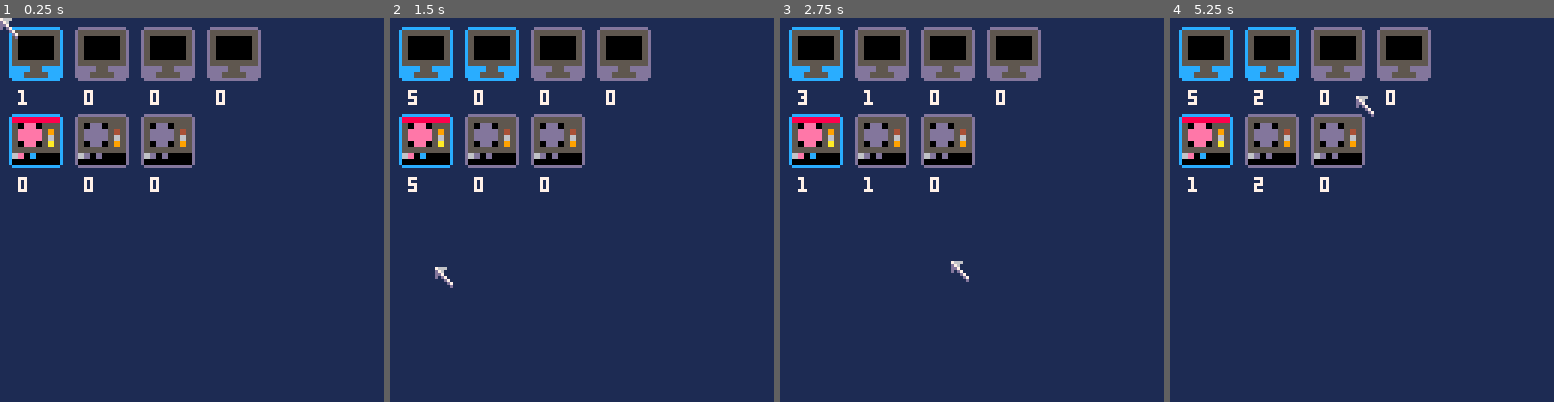
Above: before the commit, frames 1-4 (left to right).
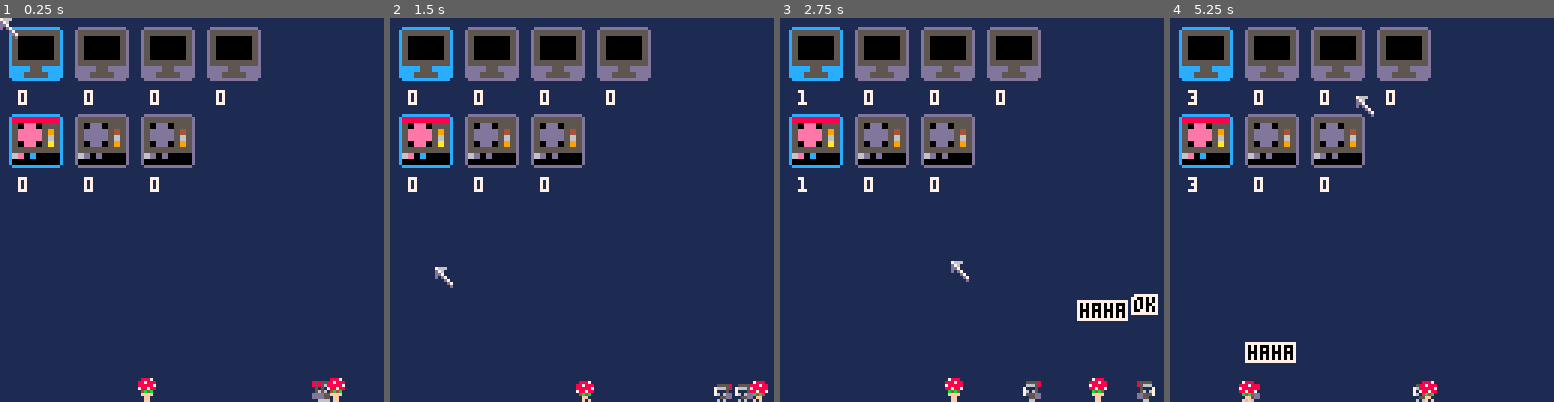
Above: after the commit, the same moments.

Repository: wesen/carts
Game: PICO-8 cartridge games/gamedevgame/gamedevgame.p8
Two runs of this game, one before a commit and one after it. Both use one fixed random seed, a clock stepped at 60 frames per second and the inputs below.
Inputs (mouse positions are in pixels of both pictures, inside the frame that each line leads up to):
- Up to frame 1 (0.25 s): no input
- Up to frame 2 (1.5 s): click (670, 121) at 0.67 s; click (436, 267) at 1.22 s
- Up to frame 3 (2.75 s): click (887, 114) at 1.77 s; click (952, 259) at 2.32 s
- Up to frame 4 (5.25 s): click (1404, 106) at 2.87 s; click (1465, 256) at 3.42 s; click (1231, 102) at 3.97 s; click (1292, 248) at 4.52 s; click (1354, 94) at 5.07 s

The runs differ from the first frame. In frame 1, 0.7% of the frame differs, in the area x 4-90%, y 18-100%; in frame 2, 1.3%; in frame 3, 2.0%, in the area x 5-99%, y 18-100%; in frame 4, 1.9%.

Commit message:
Add first character animations for studio hires

Diff:
--- a/games/gamedevgame/gamedevgame.lua
+++ b/games/gamedevgame/gamedevgame.lua
@@ -1,5 +1,5 @@
 glb_debug=true
-glb_timescale=5
+glb_timescale=1
 
 --#include oo
 --#include helpers
--- a/games/gamedevgame/gamedevgame.p8
+++ b/games/gamedevgame/gamedevgame.p8
@@ -2,7 +2,7 @@
 version 16
 __lua__
 glb_debug=true
-glb_timescale=5
+glb_timescale=1
 
 function class (init)
   local c = {}
@@ -592,6 +592,9 @@
 
 function resource_manager_cls:draw()
  for _,k in pairs(self.resources) do
+  k:draw()
+ end
+ for _,k in pairs(self.workers) do
   k:draw()
  end
 end
@@ -870,12 +873,15 @@
  "character animated"
 )
 
-glb_workers={}
-
 cls_worker=class(function(self,duration)
  self.t=0
  self.orig_duration=duration/glb_timescale
  self.duration=self.orig_duration
+ self.spr=64
+ self.x=flr(rnd(120))
+ self.spd_x=rnd(0.2)+0.2
+ self.dir=1
+ self.state=0 -- 0=walking, 1=jumping
  add(glb_resource_manager.workers,self)
 end)
 
@@ -886,16 +892,29 @@
   self.t=0
   self:on_tick()
  end
+
+ self.x+=self.dir*self.spd_x
+ if (self.x<0 or self.x>120) self.dir*=-1
+ if (maybe(1/200)) self.dir*=-1
+end
+
+function cls_worker:draw()
+ spr(self.spr+frame(8,2),self.x,120,1,1,self.dir<0)
+ -- spr(self.spr+frame(8,3),self.x,120,8,8,self.dir>0)
 end
 
 function cls_worker:on_tick()
+ local text=rnd_elt({"wow","ok","!!!","yeah","boom","kaching","lol","haha"})
+ cls_score_particle.init(self.x-(#text/2),115,text,0,7)
 end
 
 cls_coder=subclass(cls_worker,function(self,duration)
  cls_worker._ctr(self,duration)
+ self.spr=64
 end)
 
 function cls_coder:on_tick()
+ cls_worker.on_tick(self)
  local auto_resources={res_build,res_csharp_file,res_func}
  for _,v in pairs(auto_resources) do
   if v:are_dependencies_fulfilled() then
@@ -909,9 +928,11 @@
 
 cls_gfx_artist=subclass(cls_worker,function(self,duration)
  cls_worker._ctr(self,duration)
+ self.spr=80
 end)
 
 function cls_gfx_artist:on_tick()
+ cls_worker.on_tick(self)
  local auto_resources={res_sprite,res_animation}
  for _,v in pairs(auto_resources) do
   if v:are_dependencies_fulfilled() then
--- a/games/gamedevgame/resourcemanager.lua
+++ b/games/gamedevgame/resourcemanager.lua
@@ -5,6 +5,9 @@
 
 function resource_manager_cls:draw()
  for _,k in pairs(self.resources) do
+  k:draw()
+ end
+ for _,k in pairs(self.workers) do
   k:draw()
  end
 end
--- a/games/gamedevgame/worker.lua
+++ b/games/gamedevgame/worker.lua
@@ -1,9 +1,12 @@
-glb_workers={}
-
 cls_worker=class(function(self,duration)
  self.t=0
  self.orig_duration=duration/glb_timescale
  self.duration=self.orig_duration
+ self.spr=64
+ self.x=flr(rnd(120))
+ self.spd_x=rnd(0.2)+0.2
+ self.dir=1
+ self.state=0 -- 0=walking, 1=jumping
  add(glb_resource_manager.workers,self)
 end)
 
@@ -14,16 +17,29 @@
   self.t=0
   self:on_tick()
  end
+
+ self.x+=self.dir*self.spd_x
+ if (self.x<0 or self.x>120) self.dir*=-1
+ if (maybe(1/200)) self.dir*=-1
+end
+
+function cls_worker:draw()
+ spr(self.spr+frame(8,2),self.x,120,1,1,self.dir<0)
+ -- spr(self.spr+frame(8,3),self.x,120,8,8,self.dir>0)
 end
 
 function cls_worker:on_tick()
+ local text=rnd_elt({"wow","ok","!!!","yeah","boom","kaching","lol","haha"})
+ cls_score_particle.init(self.x-(#text/2),115,text,0,7)
 end
 
 cls_coder=subclass(cls_worker,function(self,duration)
  cls_worker._ctr(self,duration)
+ self.spr=64
 end)
 
 function cls_coder:on_tick()
+ cls_worker.on_tick(self)
  local auto_resources={res_build,res_csharp_file,res_func}
  for _,v in pairs(auto_resources) do
   if v:are_dependencies_fulfilled() then
@@ -37,9 +53,11 @@
 
 cls_gfx_artist=subclass(cls_worker,function(self,duration)
  cls_worker._ctr(self,duration)
+ self.spr=80
 end)
 
 function cls_gfx_artist:on_tick()
+ cls_worker.on_tick(self)
  local auto_resources={res_sprite,res_animation}
  for _,v in pairs(auto_resources) do
   if v:are_dependencies_fulfilled() then
Not shown, changed: 23 lines of the sprite sheet (__gfx__) section of games/gamedevgame/gamedevgame.p8
Not shown, added: games/gamedevgame/gamedevgame.png
